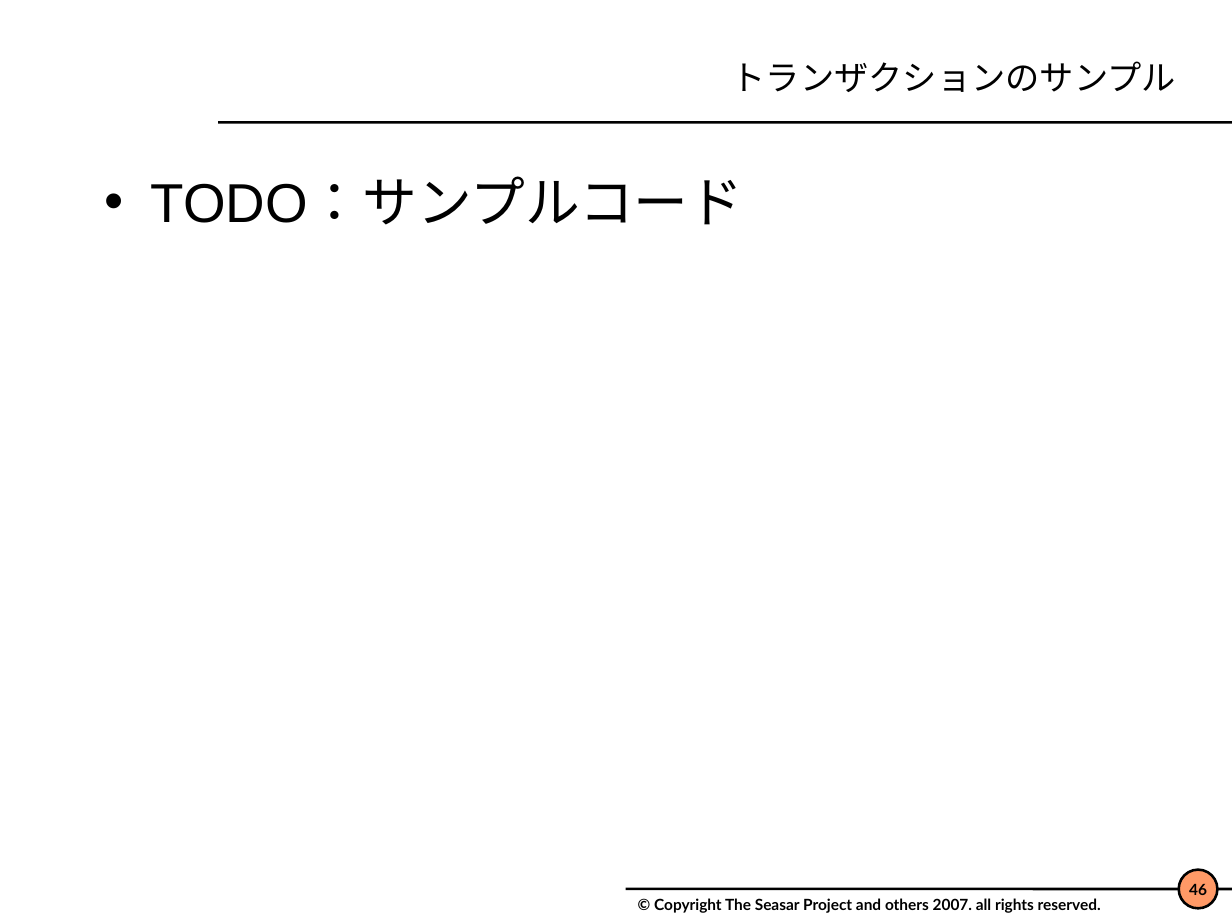
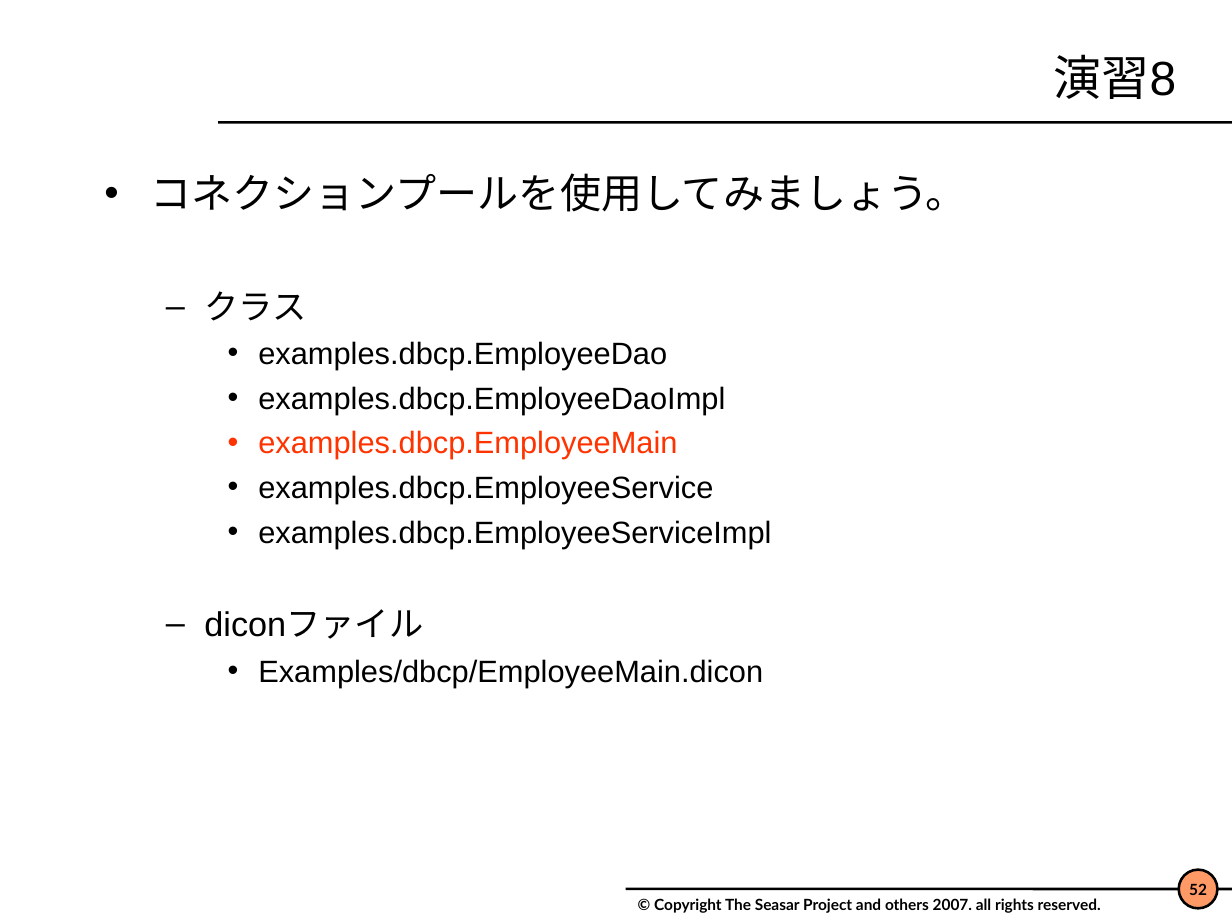
Before and after one commit to svn2github/s2container, a slide deck: slide 52 of trunk/seasar2-tutorial/doc/Seasar2.4.ppt (slide 46 before the commit). Drawn at 1232x924 pixels with LibreOffice and Linux fonts; fonts in the diff are those of the drawing; background and template pictures are left out. Boxes give left, top, right and bottom in pixels: in the first picture for what was removed or moved away, otherwise in the second. Text is boxed around its words. In the diff, an @@ line names an element or a change of style, - is before the commit and + after.

```diff
--- a/trunk/seasar2-tutorial/doc/Seasar2.4.ppt
+++ b/trunk/seasar2-tutorial/doc/Seasar2.4.ppt
@@ title at box(1054, 54, 1176, 99): text changed; size 20 to 28 pt @@
-トランザクションのサンプル
+演習8
@@ text at box(151, 173, 968, 687): text changed; size 32 to 18 pt @@
-• TODO：サンプルコード
+• コネクションプールを使用してみましょう。
+  – クラス
+    • examples.dbcp.EmployeeDao
+    • examples.dbcp.EmployeeDaoImpl
+    • examples.dbcp.EmployeeMain
+    • examples.dbcp.EmployeeService
+    • examples.dbcp.EmployeeServiceImpl
+  – diconファイル
+    • Examples/dbcp/EmployeeMain.dicon
@@ page number at box(1189, 883, 1207, 895): text changed @@
-46
+52
```
Also in this commit, not shown: 18 other slides changed, 1 slide added, 2 slides removed.
